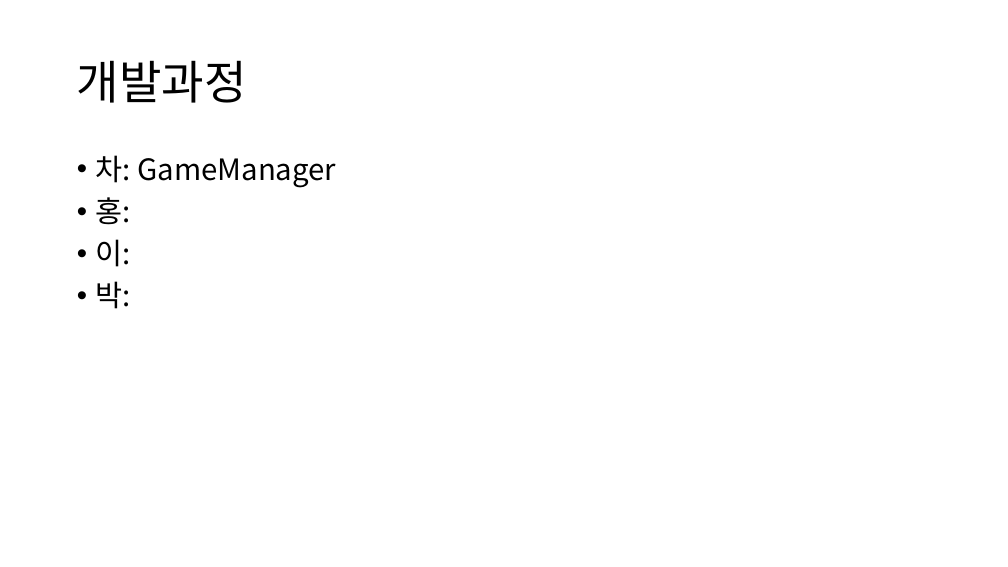
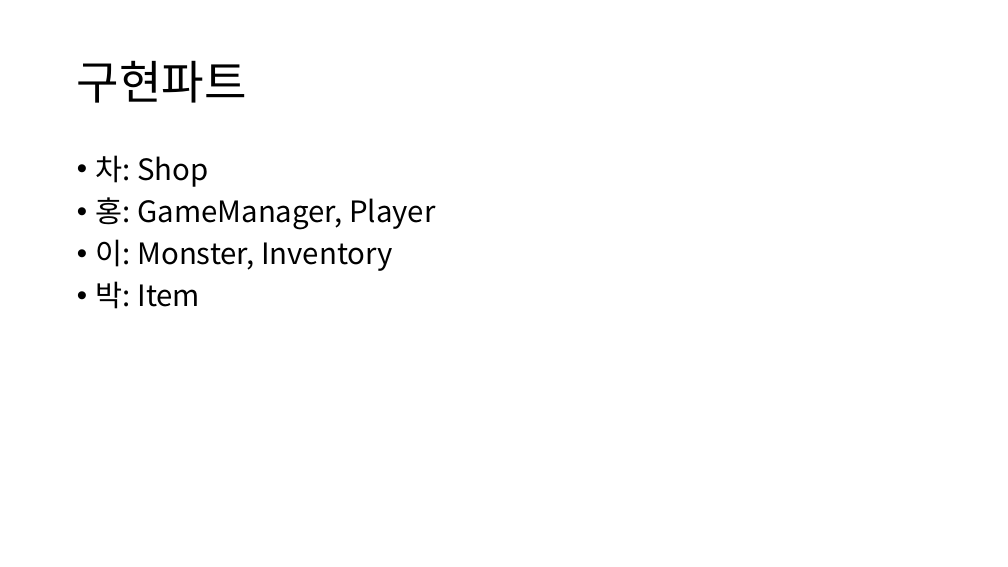
Before and after one commit to sh010207/TextRPG, a slide deck: slide 3 of 수조.pptx. Drawn at 1008x567 pixels with LibreOffice and Linux fonts; fonts in the diff are those of the drawing. Boxes give left, top, right and bottom in pixels: in the first picture for what was removed or moved away, otherwise in the second. Text is boxed around its words. In the diff, an @@ line names an element or a change of style, - is before the commit and + after.

Commit message:
수정
fix: GameManager 출력 부분은 Player옮김

```diff
--- a/수조.pptx
+++ b/수조.pptx
@@ title at <box>77,60,247,103</box>: text changed @@
-개발과정
+구현파트
@@ text at <box>96,155,435,309</box>: text changed @@
-• 차: GameManager
-• 홍:
-• 이:
-• 박:
+• 차: Shop
+• 홍: GameManager, Player
+• 이: Monster, Inventory
+• 박: Item
```
Also in this commit, not shown: 1 other slide changed, 2 other files.
